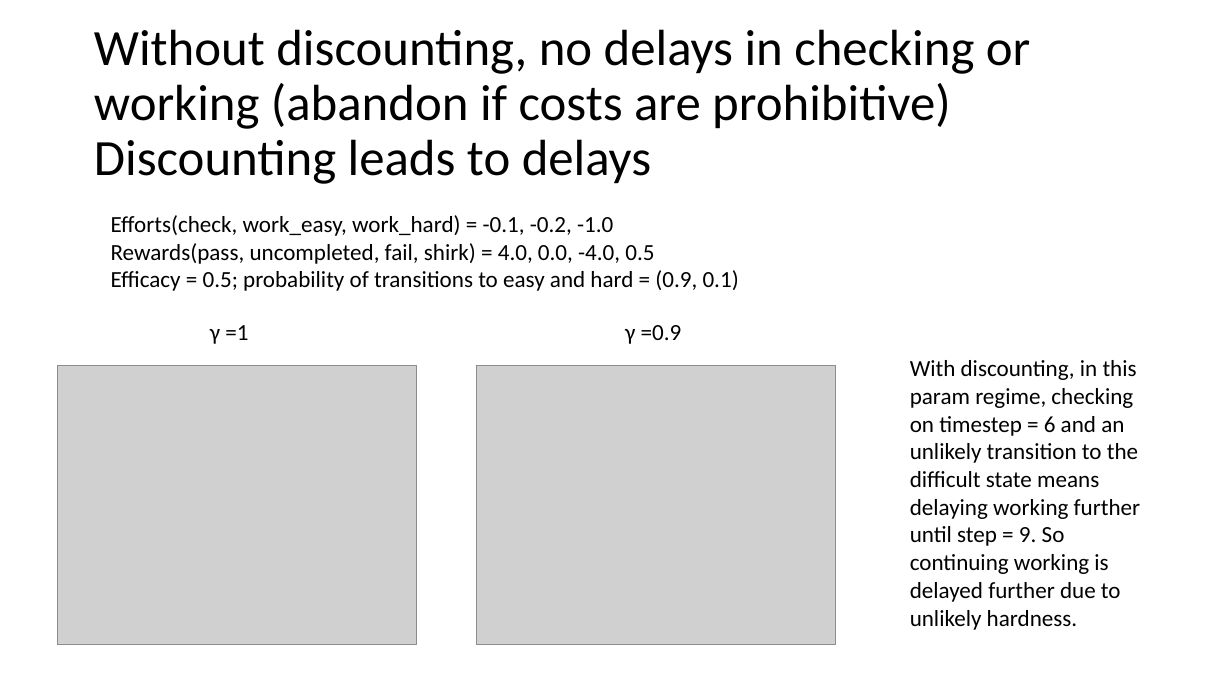
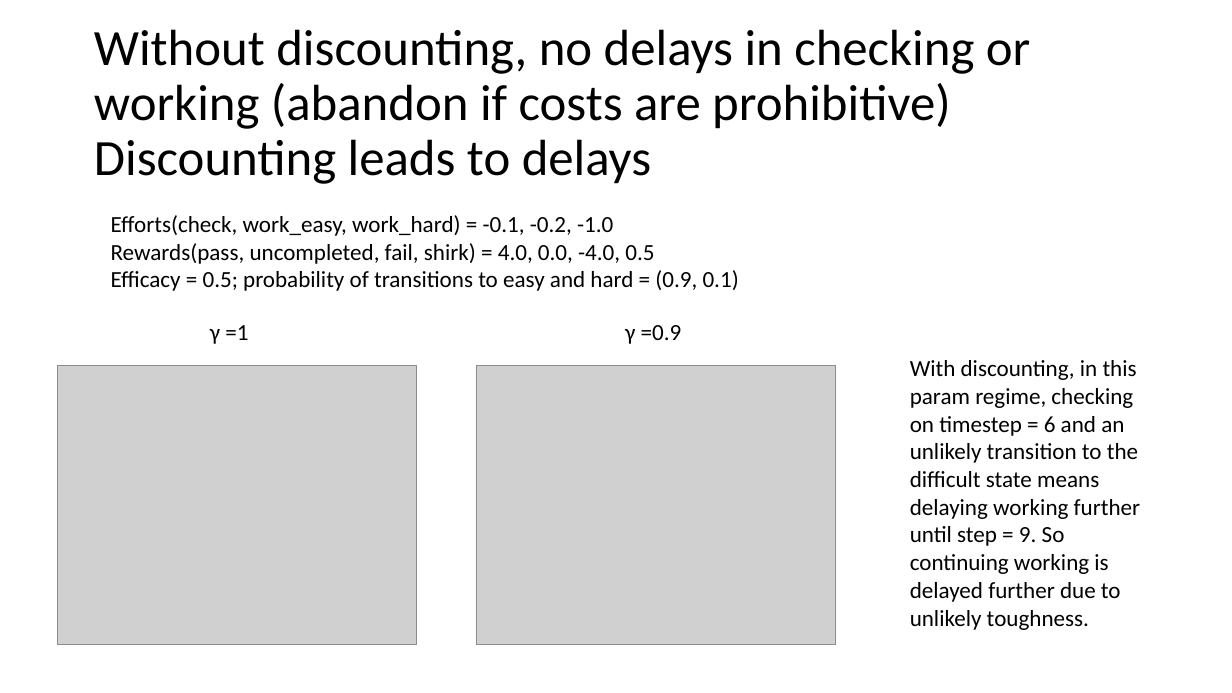
Before and after one commit to SahitiC/procrastination_code, a slide deck: slide 3 of results and plots/Planned _defections.pptx. Drawn at 1232x693 pixels with LibreOffice and Linux fonts; fonts in the diff are those of the drawing; grey boxes stand for pictures. Boxes give left, top, right and bottom in pixels: in the first picture for what was removed or moved away, otherwise in the second. Text is boxed around its words. In the diff, an @@ line names an element or a change of style, - is before the commit and + after.

Commit message:
plotting effect of difficulty probability on planned defections

```diff
--- a/results and plots/Planned _defections.pptx
+++ b/results and plots/Planned _defections.pptx
@@ text at [910,360,1141,630]: text changed @@
-With discounting, in this param regime, checking on timestep = 6 and an unlikely transition to the difficult state means delaying working further until step = 9. So continuing working is delayed further due to unlikely hardness.
+With discounting, in this param regime, checking on timestep = 6 and an unlikely transition to the difficult state means delaying working further until step = 9. So continuing working is delayed further due to unlikely toughness.
```
Also in this commit, not shown: 2 slides added, 1 slide removed, 5 other files.
